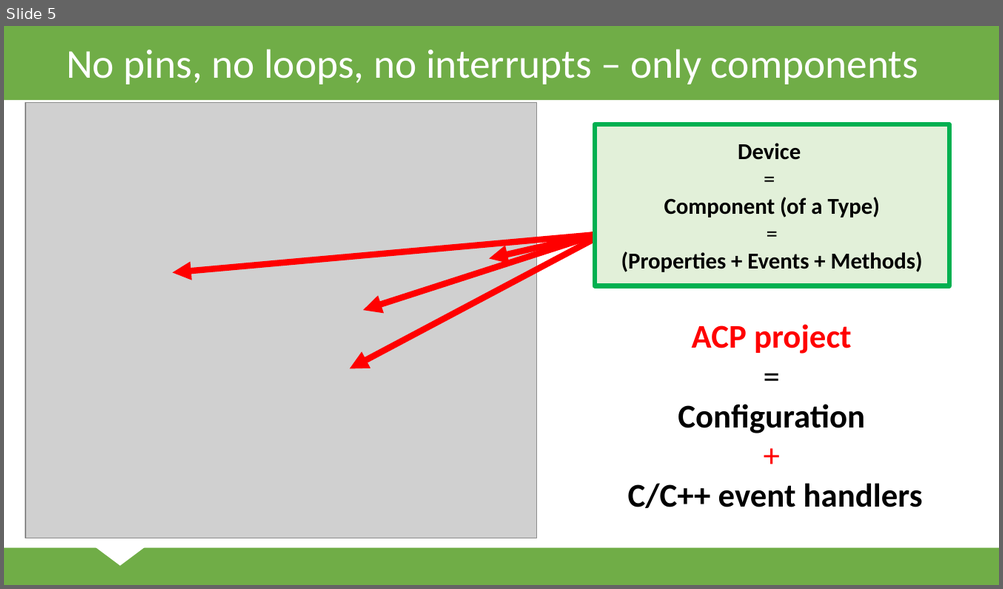
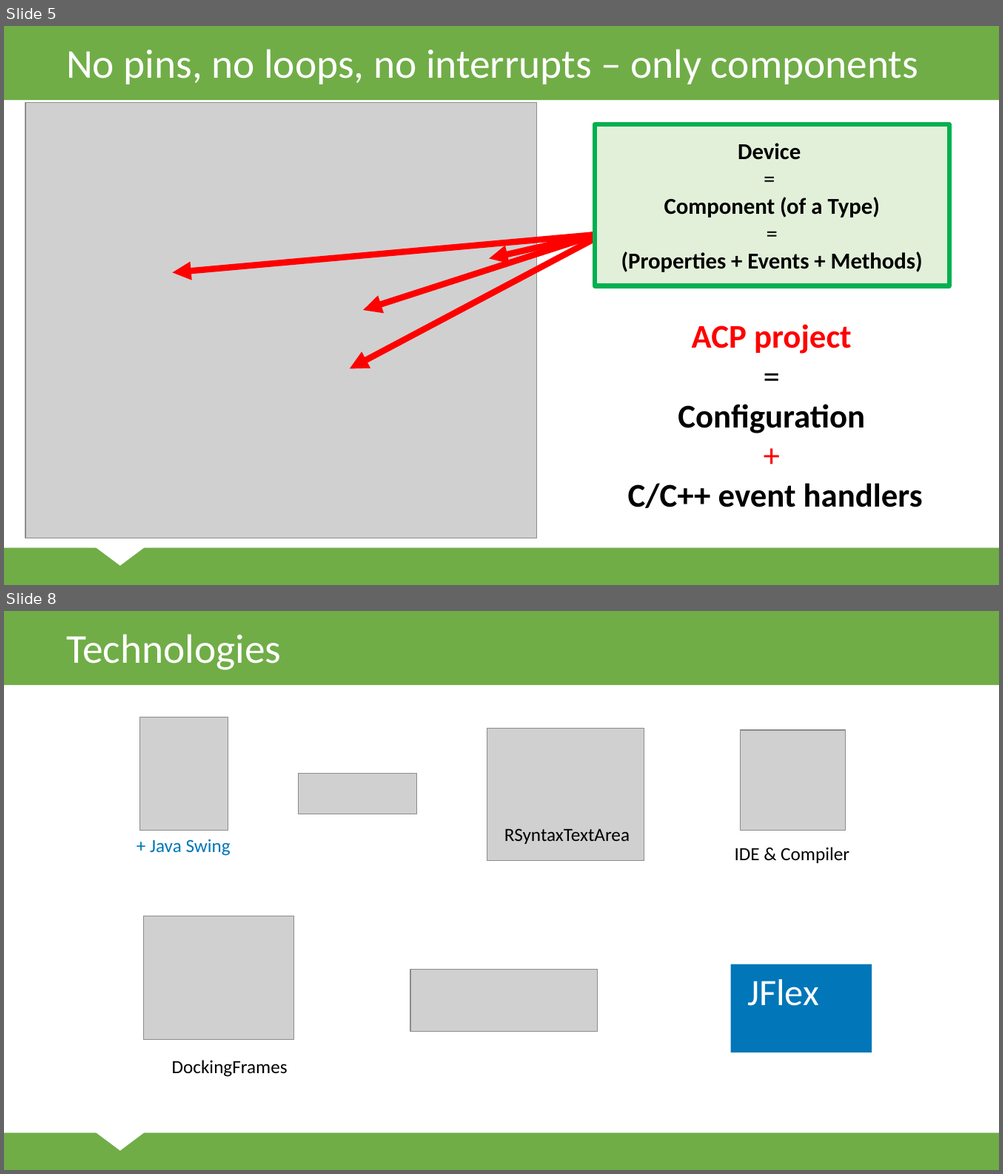
Before and after one commit to ppatrik/DiplomovaPraca, a slide deck: svk/Prezentacia.pptx. Shown one above the other, each under a label of ours: slide 5 before the commit, slides 5 and 8 after it; the slides between them are not shown. The pictures are 1003x589 and 1003x1174 pixels, drawn with LibreOffice and Linux fonts; fonts in the diff are those of the drawing; grey boxes stand for pictures. Boxes give left, top, right and bottom in pixels: in the first picture for what was removed or moved away, otherwise in the second. Text is boxed around its words. In the diff, an @@ line names an element or a change of style, - is before the commit and + after.

```diff
--- a/svk/Prezentacia.pptx
+++ b/svk/Prezentacia.pptx
@@ slide 8 added at (x1=4, y1=611, x2=999, y2=1170), background #FFFFFF; not listed: 3 template elements that a slide beside it also shows @@
@@ title added at (x1=66, y1=634, x2=281, y2=670), 39.6 pt, text #FFFFFF @@
+Technologies
@@ picture added at (x1=140, y1=717, x2=227, y2=830) @@
@@ picture added at (x1=487, y1=728, x2=644, y2=860) @@
@@ picture added at (x1=740, y1=730, x2=845, y2=830) @@
@@ picture added at (x1=298, y1=773, x2=417, y2=814) @@
@@ text added at (x1=504, y1=829, x2=629, y2=844), 18 pt, text #000000 @@
+RSyntaxTextArea
@@ text added at (x1=150, y1=839, x2=230, y2=856), 18 pt, text #0176B8 @@
++ Java Swing
@@ text added at (x1=734, y1=847, x2=849, y2=863), 18 pt, text #000000 @@
+IDE & Compiler
@@ picture added at (x1=144, y1=916, x2=293, y2=1039) @@
@@ rectangle added at (x1=731, y1=965, x2=872, y2=1054), fill #0176B8 @@
@@ picture added at (x1=410, y1=969, x2=598, y2=1032) @@
@@ text added at (x1=747, y1=980, x2=819, y2=1006), 36 pt, text #FFFFFF @@
+JFlex
@@ text added at (x1=172, y1=1060, x2=287, y2=1077), 18 pt, text #000000 @@
+DockingFrames
```
Also in this commit, not shown: 5 slides changed, 8 other slides added, 5 other files.
